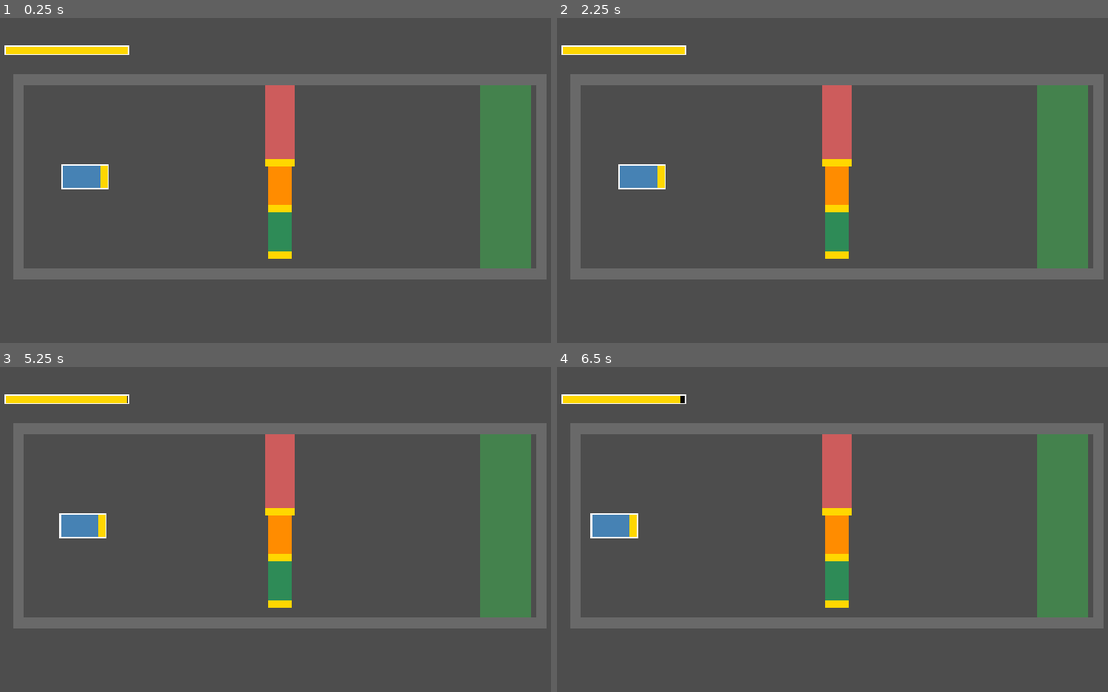
Above: before the commit, frames 1-4 (two rows, left to right).
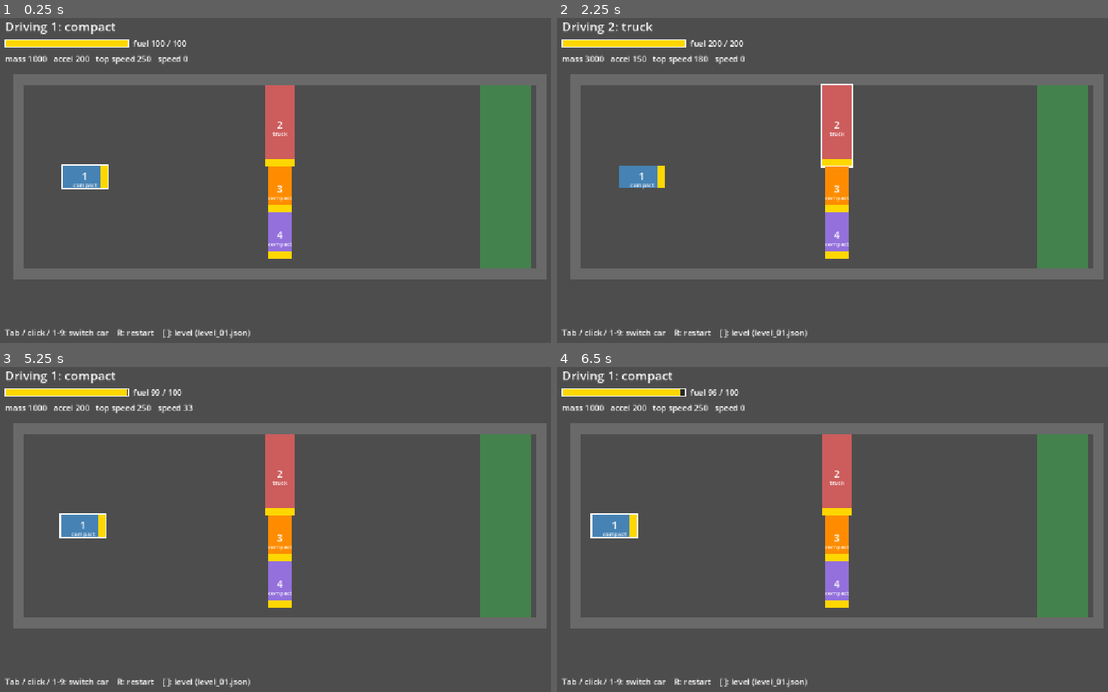
Above: after the commit, the same moments.

Repository: eshan014/carjam
Game: Godot game, scene res://main.tscn
Same seed, same stepped clock (60 frames per second), same inputs: the game is played once before the commit and once after it. The project has no main scene, so this scene is started directly.
Inputs (mouse positions are in pixels of both pictures, inside the frame that each line leads up to):
- Up to frame 1 (0.25 s): no input
- Up to frame 2 (2.25 s): tap Enter at 0.5, 2 s; move the mouse to (964, 161) at 0.52 s; hold D 0.53-1.25 s; tap Tab at 0.6, 2.1 s; click (964, 161) at 0.67 s; tap 1 at 0.8 s; tap Space at 1.25 s; drag from (716, 193) to (804, 242) at 1.27 s; move the mouse to (898, 102) at 2.02 s; hold D from 2.03 s (still down); click (898, 102) at 2.17 s
- Up to frame 3 (5.25 s): tap 1 at 2.3, 3.8 s; release D at 2.75 s; tap Space at 2.75, 4.25 s; drag from (247, 591) to (104, 477) at 2.77 s; tap Enter at 3.5 s; move the mouse to (457, 575) at 3.52 s; hold A 3.53-4.25 s; hold Shift 3.53-4.25 s; click (457, 575) at 3.67 s; drag from (104, 477) to (192, 441) at 4.27 s; move the mouse to (308, 526) at 5.02 s; hold S from 5.03 s (still down); tap Ctrl at 5.1 s; click (308, 526) at 5.17 s
- Up to frame 4 (6.5 s): tap 1 at 5.3 s; release S at 5.75 s; drag from (749, 441) to (716, 542) at 5.77 s

The runs differ from the first frame. In frame 1, 2.9% of the frame differs, in the area x 0-53%, y 1-99%; in frame 2, 3.2%, in the area x 0-54%, y 1-99%; in frame 3, 2.9%; in frame 4, 2.9%.

Commit message:
feat: add vehicle types, car switching and vehicle lot level

Diff:
--- /dev/null
+++ b/levels/level_02.json
@@ -0,0 +1,15 @@
+{
+	"name": "Vehicle Lot",
+	"arena": { "center": [576, 324], "half": [520, 290] },
+	"goal": { "center": [1036, 324], "half": [60, 290] },
+	"walls": [],
+	"cars": [
+		{ "type": "compact", "position": [120, 324], "heading": 0, "primary": true },
+		{ "type": "bike", "position": [300, 150], "heading": 0 },
+		{ "type": "sports", "position": [300, 500], "heading": 0 },
+		{ "type": "van", "position": [480, 110], "heading": 90 },
+		{ "type": "truck", "position": [480, 520], "heading": 90 },
+		{ "type": "bus", "position": [700, 324], "heading": 90 },
+		{ "type": "tractor", "position": [900, 180], "heading": 0 }
+	]
+}
--- a/src/core/car_params.gd
+++ b/src/core/car_params.gd
@@ -1,8 +1,10 @@
 class_name CarParams
 extends RefCounted
-## Fixed numbers that describe one type of car.
+## Fixed numbers that describe one type of vehicle.
 ## Forces are in mass * px/s^2, so acceleration = force / mass.
-
+## engine_force is the "power" number: more power or less mass means faster acceleration.
+
+var type_name: String = "compact"
 var mass: float = 1000.0
 var engine_force: float = 200000.0
 var brake_force: float = 400000.0
@@ -21,12 +23,103 @@
 var fuel_burn: float = 5.0
 
 
+static func type_names() -> PackedStringArray:
+	return PackedStringArray(["compact", "sports", "bike", "van", "truck", "bus", "tractor"])
+
+
+## Returns null for an unknown type name.
+static func by_name(wanted: String) -> CarParams:
+	match wanted:
+		"compact":
+			return compact()
+		"sports":
+			return sports()
+		"bike":
+			return bike()
+		"van":
+			return van()
+		"truck":
+			return truck()
+		"bus":
+			return bus()
+		"tractor":
+			return tractor()
+	return null
+
+
 static func compact() -> CarParams:
 	return CarParams.new()
 
 
+## Light, nimble, quick off the line. Gets launched by anything bigger.
+static func bike() -> CarParams:
+	var result := CarParams.new()
+	result.type_name = "bike"
+	result.mass = 200.0
+	result.engine_force = 80000.0
+	result.brake_force = 120000.0
+	result.friction_force = 20000.0
+	result.park_brake_force = 40000.0
+	result.lateral_grip = 160.0
+	result.spin_grip = 8.0
+	result.wheelbase = 35.0
+	result.length = 55.0
+	result.width = 20.0
+	result.max_steer = 0.8
+	result.steer_rate = 4.0
+	result.max_speed = 320.0
+	result.max_reverse_speed = 60.0
+	result.fuel_capacity = 40.0
+	result.fuel_burn = 2.0
+	return result
+
+
+## Fastest vehicle, thirsty, a bit wider turning circle than the compact.
+static func sports() -> CarParams:
+	var result := CarParams.new()
+	result.type_name = "sports"
+	result.mass = 1200.0
+	result.engine_force = 480000.0
+	result.brake_force = 600000.0
+	result.friction_force = 120000.0
+	result.park_brake_force = 120000.0
+	result.lateral_grip = 140.0
+	result.wheelbase = 62.0
+	result.length = 95.0
+	result.width = 46.0
+	result.max_steer = 0.5
+	result.steer_rate = 3.5
+	result.max_speed = 380.0
+	result.max_reverse_speed = 100.0
+	result.fuel_capacity = 100.0
+	result.fuel_burn = 10.0
+	return result
+
+
+static func van() -> CarParams:
+	var result := CarParams.new()
+	result.type_name = "van"
+	result.mass = 2000.0
+	result.engine_force = 300000.0
+	result.brake_force = 600000.0
+	result.friction_force = 240000.0
+	result.park_brake_force = 200000.0
+	result.spin_grip = 5.0
+	result.wheelbase = 90.0
+	result.length = 125.0
+	result.width = 52.0
+	result.max_steer = 0.5
+	result.steer_rate = 2.5
+	result.max_speed = 210.0
+	result.max_reverse_speed = 80.0
+	result.fuel_capacity = 150.0
+	result.fuel_burn = 8.0
+	return result
+
+
 static func truck() -> CarParams:
 	var result := CarParams.new()
+	result.type_name = "truck"
 	result.mass = 3000.0
 	result.engine_force = 450000.0
 	result.brake_force = 900000.0
@@ -44,6 +137,51 @@
 	return result
 
 
+## Huge, slow to move, impossible to push, turns in a very wide circle.
+static func bus() -> CarParams:
+	var result := CarParams.new()
+	result.type_name = "bus"
+	result.mass = 8000.0
+	result.engine_force = 800000.0
+	result.brake_force = 2000000.0
+	result.friction_force = 800000.0
+	result.park_brake_force = 800000.0
+	result.spin_grip = 3.0
+	result.wheelbase = 170.0
+	result.length = 230.0
+	result.width = 70.0
+	result.max_steer = 0.45
+	result.steer_rate = 2.0
+	result.max_speed = 140.0
+	result.max_reverse_speed = 50.0
+	result.fuel_capacity = 300.0
+	result.fuel_burn = 20.0
+	return result
+
+
+## A bulldozer: very slow, but strong and tight-turning.
+static func tractor() -> CarParams:
+	var result := CarParams.new()
+	result.type_name = "tractor"
+	result.mass = 4000.0
+	result.engine_force = 1000000.0
+	result.brake_force = 1200000.0
+	result.friction_force = 600000.0
+	result.park_brake_force = 600000.0
+	result.lateral_grip = 160.0
+	result.spin_grip = 5.0
+	result.wheelbase = 70.0
+	result.length = 110.0
+	result.width = 70.0
+	result.max_steer = 0.7
+	result.steer_rate = 2.5
+	result.max_speed = 90.0
+	result.max_reverse_speed = 60.0
+	result.fuel_capacity = 120.0
+	result.fuel_burn = 10.0
+	return result
+
+
 func acceleration() -> float:
 	return engine_force / mass
 
@@ -58,17 +196,13 @@
 
 func parking_drag() -> float:
 	return park_brake_force / mass
-
-
-static func by_name(type_name: String) -> CarParams:
-	match type_name:
-		"compact":
-			return compact()
-		"truck":
-			return truck()
-	return null
 
 
 ## How hard it is to spin the car around its center.
 func inertia() -> float:
 	return mass * (length * length + width * width) / 12.0
+
+
+## Approximate tightest circle the vehicle can drive.
+func turning_radius() -> float:
+	return wheelbase / tan(max_steer)
--- a/src/core/level_loader.gd
+++ b/src/core/level_loader.gd
@@ -60,7 +60,8 @@
 		return "Car %d must be an object" % index
 	var params := CarParams.by_name(str(entry.get("type", "")))
 	if params == null:
-		return "Car %d has unknown type (use compact or truck)" % index
+		var known := ", ".join(CarParams.type_names())
+		return "Car %d has unknown type (use one of: %s)" % [index, known]
 	var start: Variant = _vec(entry.get("position"))
 	if start == null:
 		return "Car %d needs 'position' as [x, y]" % index
--- a/src/core/sim_world.gd
+++ b/src/core/sim_world.gd
@@ -32,6 +32,24 @@
 		if car.state.fuel > 0.0:
 			return false
 	return true
+
+
+## The car under a point, or null. Later cars win where cars overlap.
+func car_at(point: Vector2) -> SimCar:
+	for index in range(cars.size() - 1, -1, -1):
+		if cars[index].box().contains_point(point):
+			return cars[index]
+	return null
+
+
+## The car `step` places after `current` in the list, wrapping around. Use -1 for the previous.
+func car_after(current: SimCar, step: int) -> SimCar:
+	if cars.is_empty():
+		return null
+	var index := cars.find(current)
+	if index < 0:
+		return cars[0]
+	return cars[posmod(index + step, cars.size())]
 
 
 func step(dt: float) -> void:
--- a/src/game/main.gd
+++ b/src/game/main.gd
@@ -1,19 +1,52 @@
 extends Node2D
-## Prototype player. W/A/S/D or arrows drive, 1-9 pick the car, R reloads the level.
-## Get the blue (primary) car into the green zone.
+## Prototype player.
+## W/A/S/D or arrows: drive.  1-9, Tab / Shift+Tab or a mouse click: pick the car to drive.
+## R: restart.  [ and ]: previous / next level.
+## Get the primary (blue) car into the green zone.
 
-const LEVEL_PATH := "res://levels/level_01.json"
+const LEVEL_FOLDER := "res://levels"
 const PRIMARY_COLOR := Color.STEEL_BLUE
-const OTHER_COLORS: Array[Color] = [Color.SEA_GREEN, Color.INDIAN_RED, Color.DARK_ORANGE]
+const OTHER_COLORS: Array[Color] = [
+	Color.SEA_GREEN,
+	Color.INDIAN_RED,
+	Color.DARK_ORANGE,
+	Color.MEDIUM_PURPLE,
+	Color.TEAL,
+	Color.SADDLE_BROWN,
+]
 const GOAL_COLOR := Color(0.2, 0.9, 0.3, 0.35)
 
+var _level_paths: Array[String] = []
+var _level_index := 0
 var _world: SimWorld = null
 var _driven: SimCar = null
 var _error := ""
 
 
 func _ready() -> void:
+	for file_name in DirAccess.get_files_at(LEVEL_FOLDER):
+		if file_name.ends_with(".json"):
+			_level_paths.append(LEVEL_FOLDER + "/" + file_name)
+	_level_paths.sort()
 	_reset()
+
+
+func _unhandled_input(event: InputEvent) -> void:
+	if event is InputEventKey and event.pressed and not event.echo:
+		if event.keycode == KEY_BRACKETRIGHT:
+			_change_level(1)
+		elif event.keycode == KEY_BRACKETLEFT:
+			_change_level(-1)
+		elif event.keycode == KEY_TAB and _world != null:
+			var step := -1 if event.shift_pressed else 1
+			_select(_world.car_after(_driven, step))
+	elif (
+		event is InputEventMouseButton
+		and event.pressed
+		and event.button_index == MOUSE_BUTTON_LEFT
+		and _world != null
+	):
+		_select(_world.car_at(get_global_mouse_position()))
 
 
 func _physics_process(delta: float) -> void:
@@ -23,8 +56,9 @@
 		return
 	for number in range(mini(_world.cars.size(), 9)):
 		if Input.is_physical_key_pressed((KEY_1 + number) as Key):
-			_driven = _world.cars[number]
+			_select(_world.cars[number])
 
+	# Cars you are not driving stay parked with the handbrake on.
 	for car in _world.cars:
 		car.input = CarInput.make(0.0, 0.0, true)
 	var throttle := clampf(_axis(KEY_S, KEY_W) + _axis(KEY_DOWN, KEY_UP), -1.0, 1.0)
@@ -36,30 +70,72 @@
 
 
 func _draw() -> void:
+	draw_set_transform(Vector2.ZERO, 0.0)
 	if _world == null:
-		draw_set_transform(Vector2.ZERO, 0.0)
-		_draw_text(_error, Color.TOMATO)
+		_draw_text(_error, Vector2(40.0, 50.0), 32, Color.TOMATO)
 		return
 	_draw_box(_world.goal, GOAL_COLOR)
 	for wall in _world.walls:
 		_draw_box(wall, Color.DIM_GRAY)
-	for i in range(_world.cars.size()):
-		var car := _world.cars[i]
-		var color := (
-			PRIMARY_COLOR if car == _world.primary else OTHER_COLORS[i % OTHER_COLORS.size()]
-		)
-		_draw_box(car.box(), color)
-		var half := car.box().half_size
-		# Yellow block marks the front of the car.
-		draw_rect(Rect2(Vector2(half.x - 15.0, -half.y), Vector2(15.0, half.y * 2.0)), Color.GOLD)
-		if car == _driven:
-			draw_rect(Rect2(-half, half * 2.0), Color.WHITE, false, 3.0)
-		draw_set_transform(Vector2.ZERO, 0.0)
-		_draw_fuel_bar()
-		if _world.is_won():
-			_draw_text("SOLVED! Press R to reset", Color.WHITE)
-		elif _world.is_lost():
-			_draw_text("OUT OF FUEL. Press R to retry", Color.TOMATO)
+	for index in range(_world.cars.size()):
+		_draw_car(_world.cars[index], index)
+	draw_set_transform(Vector2.ZERO, 0.0)
+	_draw_hud()
+
+
+func _draw_car(car: SimCar, index: int) -> void:
+	var box := car.box()
+	_draw_box(box, _car_color(car, index))
+	# Yellow block marks the front of the car.
+	var half := box.half_size
+	draw_rect(Rect2(Vector2(half.x - 15.0, -half.y), Vector2(15.0, half.y * 2.0)), Color.GOLD)
+	if car == _driven:
+		draw_rect(Rect2(-half, half * 2.0), Color.WHITE, false, 3.0)
+
+	draw_set_transform(Vector2.ZERO, 0.0)
+	var origin := car.state.position + Vector2(-30.0, 6.0)
+	var font := ThemeDB.fallback_font
+	draw_string(font, origin, str(index + 1), HORIZONTAL_ALIGNMENT_CENTER, 60.0, 20, Color.WHITE)
+	draw_string(
+		font,
+		origin + Vector2(0.0, 14.0),
+		car.params.type_name,
+		HORIZONTAL_ALIGNMENT_CENTER,
+		60.0,
+		11,
+		Color.WHITE
+	)
+
+
+func _draw_hud() -> void:
+	var car := _driven
+	var params := car.params
+	var number := _world.cars.find(car) + 1
+	_draw_text("Driving %d: %s" % [number, params.type_name], Vector2(40.0, 40.0), 24, Color.WHITE)
+	_draw_fuel_bar(car)
+	var stats := (
+		"mass %d   accel %d   top speed %d   speed %d"
+		% [params.mass, params.acceleration(), params.max_speed, absf(car.state.speed)]
+	)
+	_draw_text(stats, Vector2(40.0, 100.0), 16, Color.WHITE)
+	var level_name := _level_paths[_level_index].get_file()
+	var hint := "Tab / click / 1-9: switch car    R: restart    [ ]: level (%s)" % level_name
+	_draw_text(hint, Vector2(40.0, get_viewport_rect().size.y - 14.0), 16, Color.WHITE)
+	if _world.is_won():
+		_draw_text("SOLVED! Press R to reset", Vector2(40.0, 150.0), 32, Color.WHITE)
+	elif _world.is_lost():
+		_draw_text("OUT OF FUEL. Press R to retry", Vector2(40.0, 150.0), 32, Color.TOMATO)
+
+
+func _draw_fuel_bar(car: SimCar) -> void:
+	var fraction := clampf(car.state.fuel / car.params.fuel_capacity, 0.0, 1.0)
+	var bar := Rect2(Vector2(40.0, 56.0), Vector2(240.0, 16.0))
+	draw_rect(bar, Color(0.0, 0.0, 0.0, 0.5))
+	var color := Color.GOLD if fraction > 0.25 else Color.TOMATO
+	draw_rect(Rect2(bar.position, Vector2(bar.size.x * fraction, bar.size.y)), color)
+	draw_rect(bar, Color.WHITE, false, 2.0)
+	var label := "fuel %d / %d" % [car.state.fuel, car.params.fuel_capacity]
+	_draw_text(label, Vector2(290.0, 70.0), 16, Color.WHITE)
 
 
 func _draw_box(box: OrientedBox, color: Color) -> void:
@@ -67,23 +143,36 @@
 	draw_rect(Rect2(-box.half_size, box.half_size * 2.0), color)
 
 
-func _draw_text(text: String, color: Color) -> void:
-	draw_string(
-		ThemeDB.fallback_font, Vector2(40.0, 50.0), text, HORIZONTAL_ALIGNMENT_LEFT, -1.0, 32, color
-	)
+func _draw_text(text: String, at: Vector2, size: int, color: Color) -> void:
+	draw_string(ThemeDB.fallback_font, at, text, HORIZONTAL_ALIGNMENT_LEFT, -1.0, size, color)
 
 
-func _draw_fuel_bar() -> void:
-	var fraction := clampf(_driven.state.fuel / _driven.params.fuel_capacity, 0.0, 1.0)
-	var bar := Rect2(Vector2(40.0, 70.0), Vector2(240.0, 16.0))
-	draw_rect(bar, Color(0.0, 0.0, 0.0, 0.5))
-	var color := Color.GOLD if fraction > 0.25 else Color.TOMATO
-	draw_rect(Rect2(bar.position, Vector2(bar.size.x * fraction, bar.size.y)), color)
-	draw_rect(bar, Color.WHITE, false, 2.0)
+func _car_color(car: SimCar, index: int) -> Color:
+	if car == _world.primary:
+		return PRIMARY_COLOR
+	return OTHER_COLORS[index % OTHER_COLORS.size()]
+
+
+func _select(car: SimCar) -> void:
+	if car != null:
+		_driven = car
+
+
+func _change_level(step: int) -> void:
+	if _level_paths.is_empty():
+		return
+	_level_index = posmod(_level_index + step, _level_paths.size())
+	_reset()
 
 
 func _reset() -> void:
-	var result := LevelLoader.from_file(LEVEL_PATH)
+	if _level_paths.is_empty():
+		_world = null
+		_driven = null
+		_error = "No level files in " + LEVEL_FOLDER
+		queue_redraw()
+		return
+	var result := LevelLoader.from_file(_level_paths[_level_index])
 	_world = result.world
 	_error = result.error
 	_driven = null if _world == null else _world.primary
--- a/tests/unit/test_level_loader.gd
+++ b/tests/unit/test_level_loader.gd
@@ -53,7 +53,7 @@
 
 func test_unknown_car_type_is_an_error() -> void:
 	var data := _valid_level()
-	data["cars"][1]["type"] = "bus"
+	data["cars"][1]["type"] = "hovercraft"
 	var result := LevelLoader.from_dictionary(data)
 	assert_null(result.world)
 	assert_string_contains(result.error, "unknown type")
@@ -132,3 +132,15 @@
 	var result := LevelLoader.from_dictionary(data)
 	assert_null(result.world)
 	assert_string_contains(result.error, "fuel")
+
+
+func test_every_vehicle_type_can_be_placed_in_a_level() -> void:
+	var data := _valid_level()
+	data["cars"] = [{"type": "compact", "position": [0, 0], "primary": true}]
+	var x := 100
+	for type_name in CarParams.type_names():
+		data["cars"].append({"type": type_name, "position": [x, 0]})
+		x += 100
+	var result := LevelLoader.from_dictionary(data)
+	assert_eq(result.error, "")
+	assert_eq(result.world.cars.size(), 1 + CarParams.type_names().size())
--- a/tests/unit/test_sim_world.gd
+++ b/tests/unit/test_sim_world.gd
@@ -108,3 +108,36 @@
 	_world.goal = OrientedBox.make(Vector2.ZERO, 0.0, Vector2(50, 50))
 	assert_true(_world.is_won())
 	assert_false(_world.is_lost())
+
+
+func test_car_at_finds_the_car_under_a_point() -> void:
+	var first := _add_car(0, 0, 0.0, CarParams.compact())
+	var second := _add_car(300, 0, 0.0, CarParams.truck())
+	assert_eq(_world.car_at(Vector2(10, 5)), first)
+	assert_eq(_world.car_at(Vector2(300, 0)), second)
+
+
+func test_car_at_respects_rotation() -> void:
+	# The truck is 160 long and 60 wide, so turned 90 degrees it is tall, not wide.
+	var car := _add_car(0, 0, PI / 2.0, CarParams.truck())
+	assert_eq(_world.car_at(Vector2(0, 70)), car)
+	assert_null(_world.car_at(Vector2(70, 0)))
+
+
+func test_car_at_returns_null_on_empty_ground() -> void:
+	_add_car(0, 0, 0.0, CarParams.compact())
+	assert_null(_world.car_at(Vector2(500, 500)))
+
+
+func test_car_after_cycles_in_both_directions() -> void:
+	var first := _add_car(0, 0, 0.0, CarParams.compact())
+	var second := _add_car(300, 0, 0.0, CarParams.compact())
+	var third := _add_car(600, 0, 0.0, CarParams.compact())
+	assert_eq(_world.car_after(first, 1), second)
+	assert_eq(_world.car_after(third, 1), first)
+	assert_eq(_world.car_after(first, -1), third)
+	assert_eq(_world.car_after(second, -1), first)
+
+
+func test_car_after_with_no_cars_is_null() -> void:
+	assert_null(_world.car_after(null, 1))
--- /dev/null
+++ b/tests/unit/test_vehicle_types.gd
@@ -0,0 +1,49 @@
+extends GutTest
+
+
+func test_every_listed_type_builds_with_its_own_name() -> void:
+	for type_name in CarParams.type_names():
+		var params := CarParams.by_name(type_name)
+		assert_not_null(params, type_name)
+		if params == null:
+			continue
+		assert_eq(params.type_name, type_name)
+
+
+func test_unknown_type_gives_null() -> void:
+	assert_null(CarParams.by_name("hovercraft"))
+
+
+func test_every_type_has_sane_numbers() -> void:
+	for type_name in CarParams.type_names():
+		var p := CarParams.by_name(type_name)
+		assert_gt(p.mass, 0.0, type_name)
+		assert_gt(p.acceleration(), 0.0, type_name)
+		assert_gt(p.braking(), 0.0, type_name)
+		assert_gt(p.max_speed, 0.0, type_name)
+		assert_gt(p.max_reverse_speed, 0.0, type_name)
+		assert_gt(p.length, p.width, type_name)
+		assert_gt(p.length, p.wheelbase, type_name)
+		assert_gt(p.max_steer, 0.0, type_name)
+		assert_lt(p.max_steer, 1.5, type_name)
+		assert_gt(p.turning_radius(), 0.0, type_name)
+
+
+func test_full_tank_lasts_at_least_eight_seconds_of_full_throttle() -> void:
+	for type_name in CarParams.type_names():
+		var p := CarParams.by_name(type_name)
+		assert_gte(p.fuel_capacity / p.fuel_burn, 8.0, type_name)
+
+
+func test_heavier_classes_have_more_mass() -> void:
+	assert_lt(CarParams.bike().mass, CarParams.compact().mass)
+	assert_lt(CarParams.compact().mass, CarParams.van().mass)
+	assert_lt(CarParams.van().mass, CarParams.truck().mass)
+	assert_lt(CarParams.truck().mass, CarParams.bus().mass)
+
+
+func test_turning_circles_grow_with_size() -> void:
+	assert_lt(CarParams.bike().turning_radius(), CarParams.compact().turning_radius())
+	assert_lt(CarParams.compact().turning_radius(), CarParams.van().turning_radius())
+	assert_lt(CarParams.van().turning_radius(), CarParams.truck().turning_radius())
+	assert_lt(CarParams.truck().turning_radius(), CarParams.bus().turning_radius())
Not shown, added: tests/unit/test_vehicle_types.gd.uid
